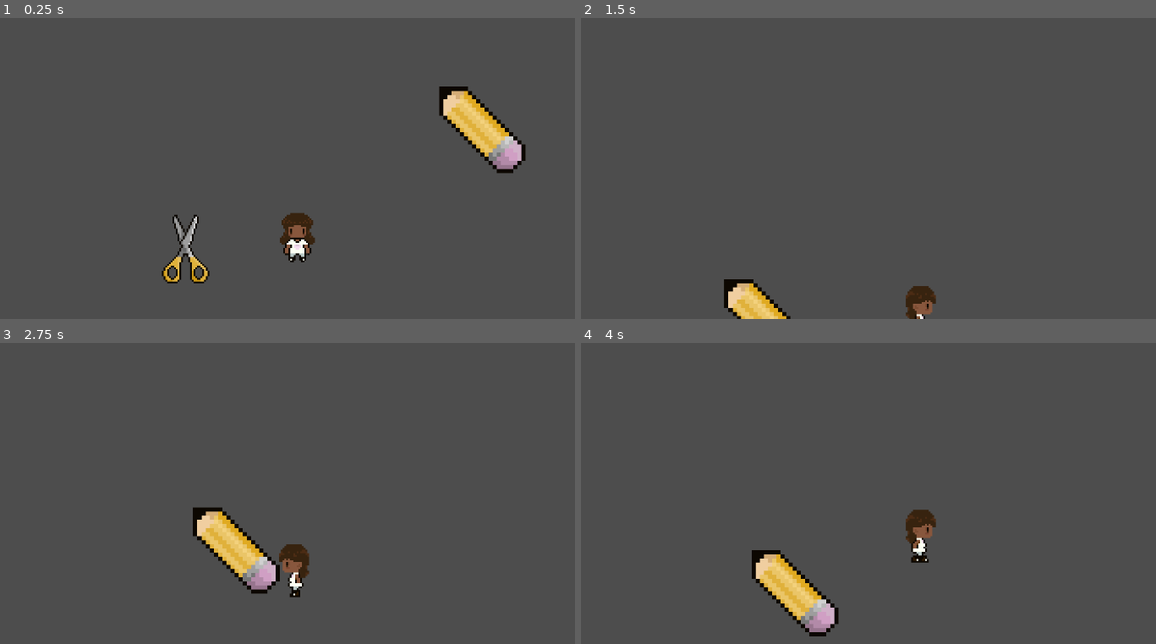
Above: before the commit, frames 1-4 (two rows, left to right).
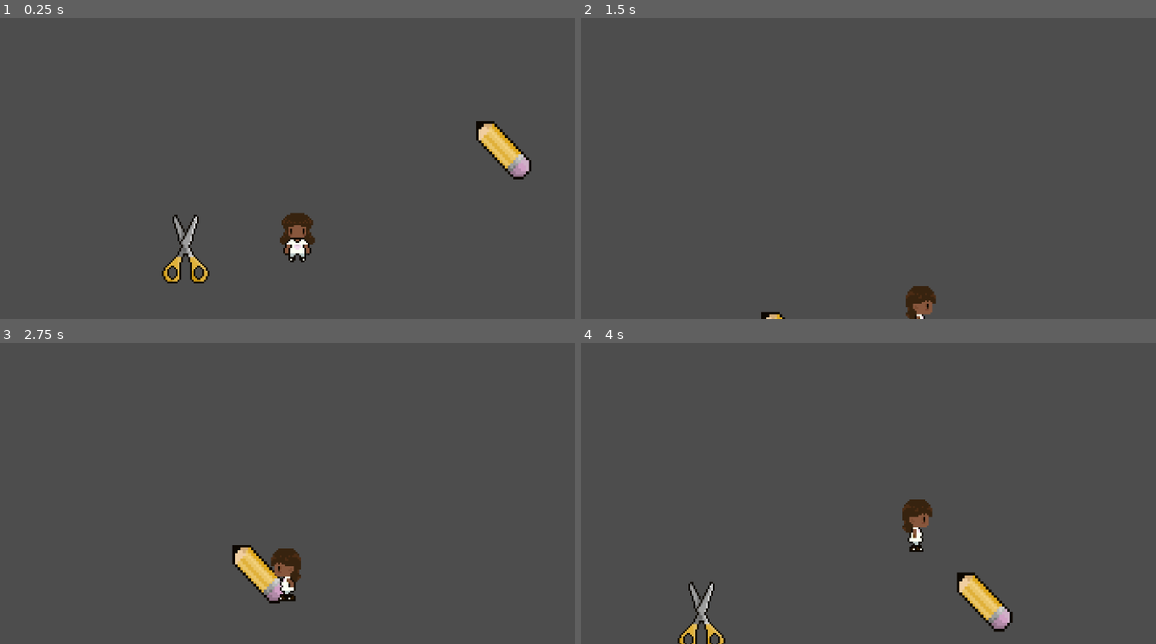
Above: after the commit, the same moments.

Repository: anajshah/Junior_Year_Game
Game: Godot game, scene res://scenes/period_3_boss_battle.tscn
Same seed, same stepped clock (60 frames per second), same inputs: the game is played once before the commit and once after it.
Inputs:
- Up to frame 1 (0.25 s): no input
- Up to frame 2 (1.5 s): tap Enter (ui_accept) at 0.5, 0.77 s; hold Right (ui_right) from 0.53 s (still down); tap Alt at 0.6 s; tap Shift at 1.35 s
- Up to frame 3 (2.75 s): tap Enter (ui_accept) at 1.52 s; release Right (ui_right) at 2.03 s; hold Left (ui_left) from 2.03 s (still down); tap Alt at 2.1 s
- Up to frame 4 (4 s): release Left (ui_left) at 2.78 s; hold Right (ui_right) from 2.78 s (still down); tap Shift at 2.85 s; tap Enter (ui_accept) at 3.02, 3.77 s; tap Alt at 3.6 s

The runs differ from the first frame. In frame 1, 2.2% of the frame differs, in the area x 76-93%, y 22-54%; in frame 2, 1.0%; in frame 3, 2.9%; in frame 4, 4.5%, in the area x 16-76%, y 51-100%.

Commit message:
my very first boss gatsbys car is finsihed and it only took 3.5 hours

Diff:
--- a/scenes/gatsbys_car.tscn
+++ b/scenes/gatsbys_car.tscn
@@ -3,19 +3,20 @@
 [ext_resource type="Script" uid="uid://ilt61u0qmjat" path="res://scripts/gatsbys_car.gd" id="1_vagbq"]
 [ext_resource type="Texture2D" uid="uid://b5g3uy3qi1g3w" path="res://assets/sprites/pencils/Untitled_Artwork 15.png" id="2_vagbq"]
 
-[sub_resource type="CircleShape2D" id="CircleShape2D_jvv5d"]
-radius = 162.30835
+[sub_resource type="CapsuleShape2D" id="CapsuleShape2D_3anrj"]
+radius = 94.0
+height = 334.0
 
 [node name="Gatsbys_car" type="CharacterBody2D"]
 script = ExtResource("1_vagbq")
 
 [node name="CollisionShape2D" type="CollisionShape2D" parent="."]
-position = Vector2(-133, -157)
-shape = SubResource("CircleShape2D_jvv5d")
+position = Vector2(-133, -154)
+shape = SubResource("CapsuleShape2D_3anrj")
 
 [node name="UntitledArtwork15" type="Sprite2D" parent="."]
-position = Vector2(-259, -246.99998)
-scale = Vector2(23.4, 23.4)
+position = Vector2(-133.5, -134.49998)
+scale = Vector2(15.033334, 15.900001)
 texture = ExtResource("2_vagbq")
 
 [node name="Timer" type="Timer" parent="."]
--- a/scenes/period_3_boss_battle.tscn
+++ b/scenes/period_3_boss_battle.tscn
@@ -1,11 +1,15 @@
-[gd_scene load_steps=5 format=3 uid="uid://duv2kownh4cio"]
+[gd_scene load_steps=7 format=3 uid="uid://duv2kownh4cio"]
 
 [ext_resource type="PackedScene" uid="uid://bhspqnb84ulck" path="res://scenes/gatsbys_car.tscn" id="1_un7mv"]
 [ext_resource type="PackedScene" uid="uid://bfkdy3pkror0k" path="res://scenes/player.tscn" id="2_af0un"]
+[ext_resource type="PackedScene" uid="uid://ddkwdpd844yvk" path="res://scenes/killzone.tscn" id="2_p1iko"]
 [ext_resource type="Texture2D" uid="uid://cwijihxmxyu3j" path="res://assets/sprites/Scissors/Untitled_Artwork 33.png" id="3_af0un"]
 
 [sub_resource type="WorldBoundaryShape2D" id="WorldBoundaryShape2D_pacw4"]
 distance = -43.0
+
+[sub_resource type="CircleShape2D" id="CircleShape2D_chp20"]
+radius = 163.15012
 
 [node name="Period_3_boss_Battle" type="Node2D"]
 
@@ -20,6 +24,12 @@
 position = Vector2(155.00002, -94)
 scale = Vector2(0.1, 0.1)
 
+[node name="killzone2" parent="Gatsbys_car" instance=ExtResource("2_p1iko")]
+
+[node name="CollisionShape2D" type="CollisionShape2D" parent="Gatsbys_car/killzone2"]
+position = Vector2(-133, -157)
+shape = SubResource("CircleShape2D_chp20")
+
 [node name="Player" parent="." instance=ExtResource("2_af0un")]
 
 [node name="Camera2D" type="Camera2D" parent="Player"]
--- a/scripts/killzone.gd
+++ b/scripts/killzone.gd
@@ -3,6 +3,8 @@
 @onready var timer: Timer = $Timer
 
 func _on_body_entered(body: Node2D) -> void:
+	if body.name != "Player":
+		return
 	print("You died!") # Replace with function body.
 	Engine.time_scale = 0.5
 	#body.get_node("CollisionShape2D").queue_free() # player falls off screen when die
